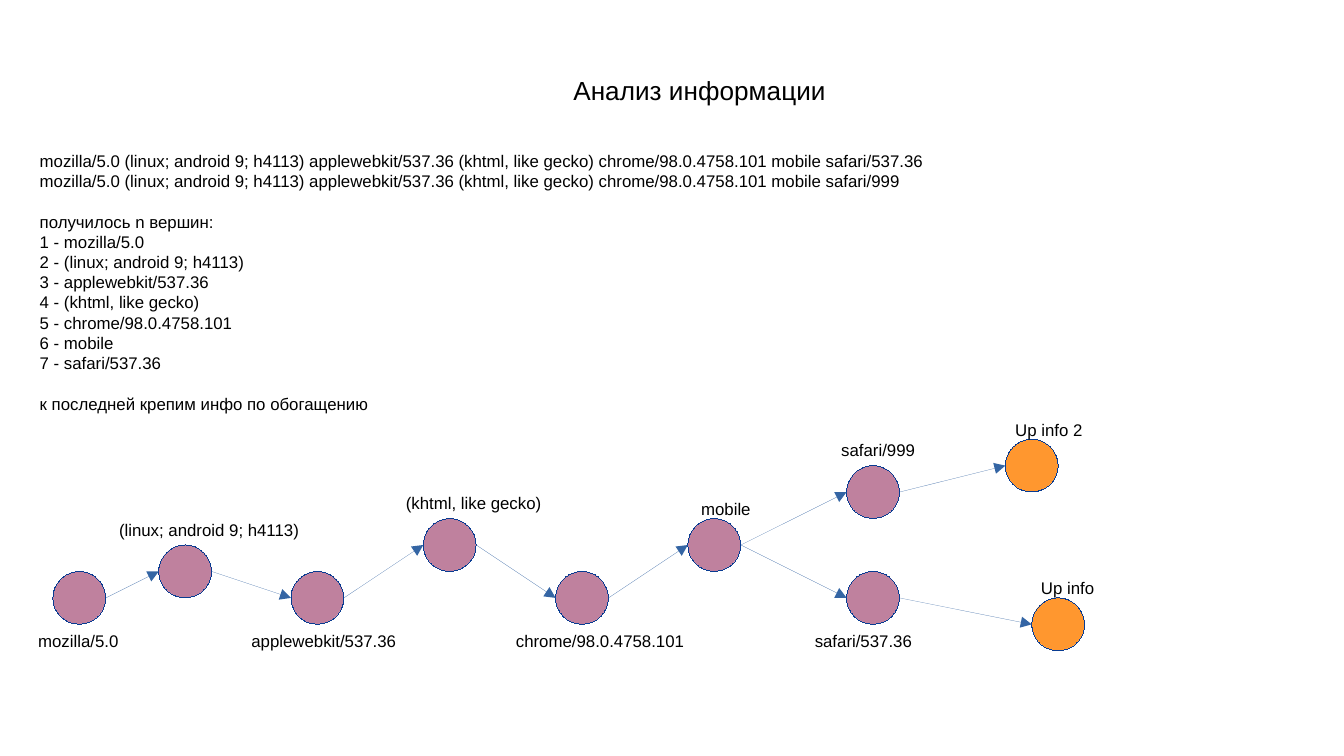
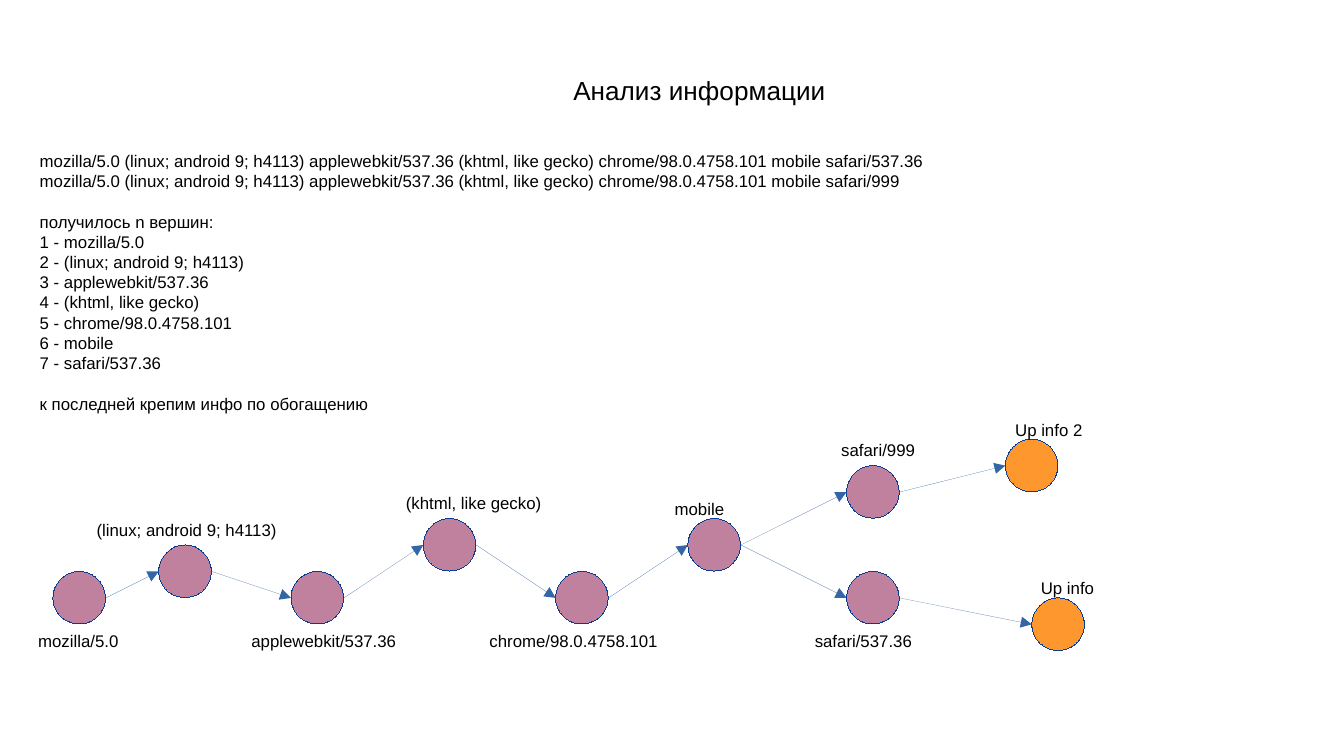
Before and after one commit to DmitryDK86/2023-Microservice-Architect, a slide deck: slide 8 of k8s/PROJ/Защита проекта распределенная справочная система на основе графовой БД.pptx. Drawn at 1344x756 pixels with LibreOffice and Linux fonts; fonts in the diff are those of the drawing; background and template pictures are left out. Boxes give left, top, right and bottom in pixels: in the first picture for what was removed or moved away, otherwise in the second. Text is boxed around its words. In the diff, an @@ line names an element or a change of style, - is before the commit and + after.

```diff
--- a/k8s/PROJ/Защита проекта распределенная справочная система на основе графовой БД.pptx
+++ b/k8s/PROJ/Защита проекта распределенная справочная система на основе графовой БД.pptx
@@ text "mobile" moved from (x1=701, y1=502, x2=750, y2=519) to (x1=675, y1=502, x2=724, y2=519) @@
@@ text "(linux; android 9; h4113)" moved from (x1=119, y1=523, x2=299, y2=540) to (x1=97, y1=523, x2=276, y2=540) @@
@@ text "chrome/98.0.4758.101" moved from (x1=516, y1=634, x2=684, y2=648) to (x1=489, y1=634, x2=657, y2=647) @@
```
Also in this commit, not shown: 4 other slides changed.
